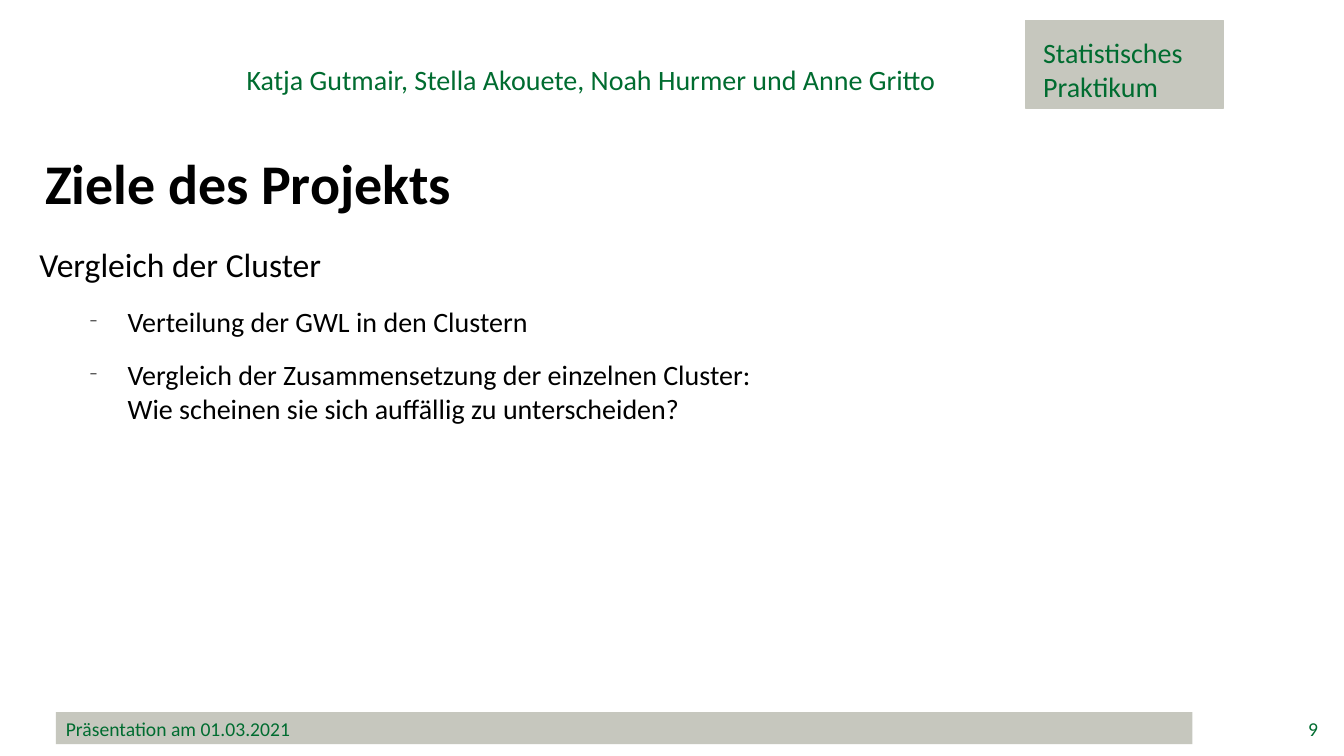
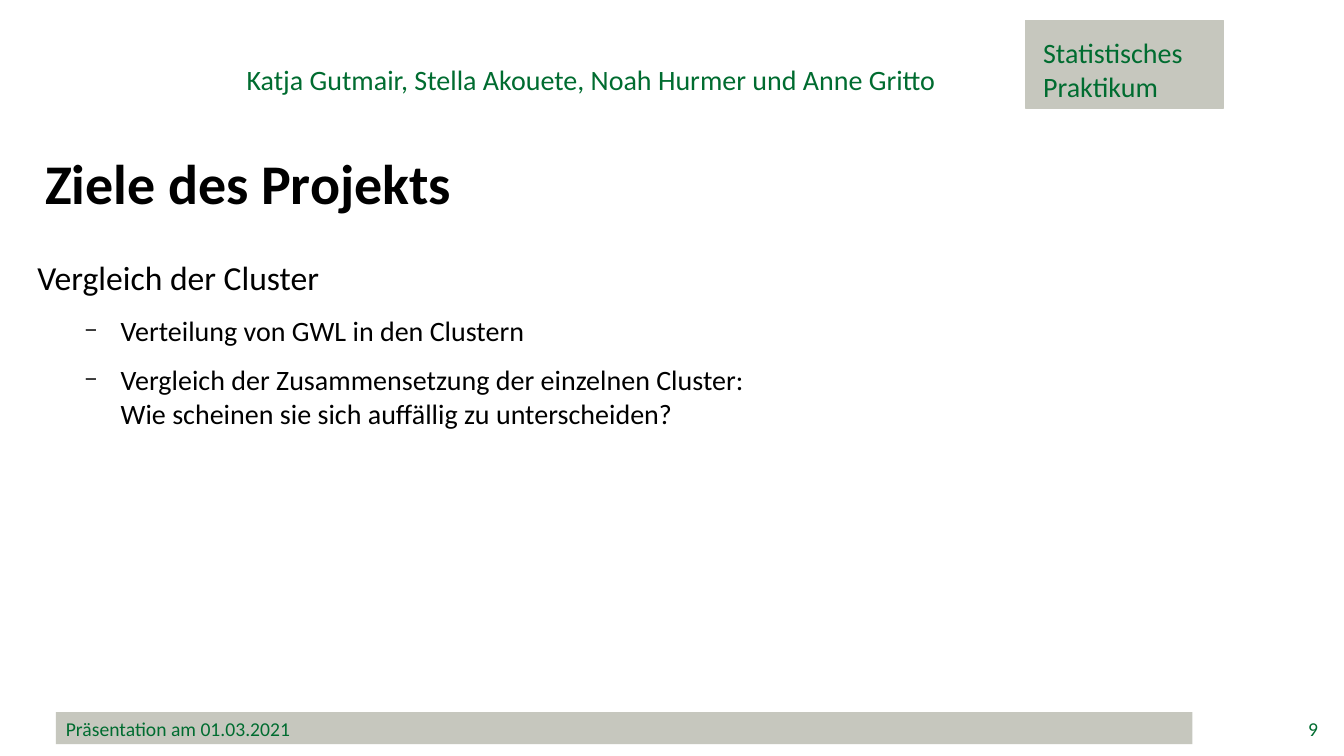
Before and after one commit to minimops/weatherFrog, a slide deck: slide 9 of documentation/ppt/Präsentation.pptx. Drawn at 1344x756 pixels with LibreOffice and Linux fonts; fonts in the diff are those of the drawing; background and template pictures are left out. Boxes give left, top, right and bottom in pixels: in the first picture for what was removed or moved away, otherwise in the second. Text is boxed around its words. In the diff, an @@ line names an element or a change of style, - is before the commit and + after.

```diff
--- a/documentation/ppt/Präsentation.pptx
+++ b/documentation/ppt/Präsentation.pptx
@@ text "Vergleich der Cluster" moved from (x1=39, y1=253, x2=750, y2=424) to (x1=37, y1=266, x2=743, y2=429) @@
@@ text at (x1=121, y1=321, x2=524, y2=346): text changed @@
-  − Verteilung der GWL in den Clustern
+  − Verteilung von GWL in den Clustern
@@ text at (x1=121, y1=370, x2=743, y2=429): indent changed; less space between paragraphs @@
```
Also in this commit, not shown: 23 other slides changed, 9 slides added.
